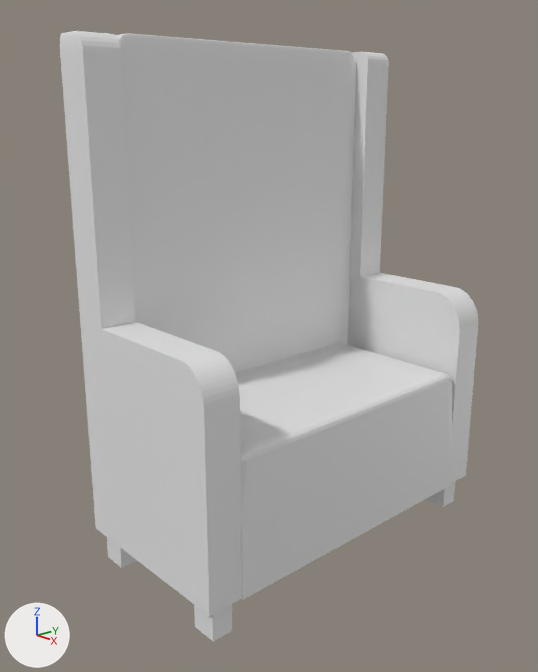
Before and after pictures for a commit that changed the Blender file fåtölj.blend.
Before and after are seen from a 50 mm camera at (6.39, -6.45, 4.24) aimed at (-0.36, -0.3, 1.52). Every picture has the same lights, and +X, +Y and +Z are marked at lower left. The older version comes first.
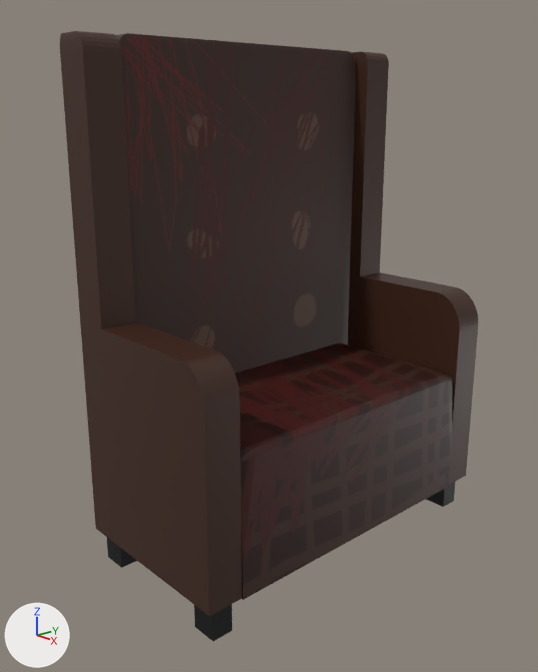
Diff of the bpy script that builds the scene:
```diff
--- a/fåtölj.blend.py
+++ b/fåtölj.blend.py
@@ img_cube_003_base_color_003 @@
+img_cube_003_base_color_003 = load_image('Cube.003 Base Color.003', '_unpacked/Cube.003_Base_Color.003', 1024, 1024, 'sRGB')
@@ img_material_base_color @@
+img_material_base_color = load_image('Material Base Color', '_unpacked/Material_Base_Color', 1024, 1024, 'sRGB')
@@ mat_material @@
 mat_material = principled_material('Material')
-mat_material.base_color = (0.8, 0.8, 0.8)  # white #e7e7e7
+mat_material.texture = img_material_base_color
@@ mat_material_006 @@
+mat_material_006 = principled_material('Material.006')
+mat_material_006.base_color = (0.0, 0.0, 0.0)  # black #000000
@@ mat_material_008 @@
+mat_material_008 = principled_material('Material.008')
+mat_material_008.base_color = (0.0, 0.0, 0.0)  # black #000000
@@ mat_material_005 @@
+mat_material_005 = principled_material('Material.005')
+mat_material_005.base_color = (0.0, 0.0, 0.0)  # black #000000
@@ mat_material_010 @@
+mat_material_010 = principled_material('Material.010')
+mat_material_010.texture = img_cube_003_base_color_003
@@ mat_material_004 @@
+mat_material_004 = principled_material('Material.004')
+mat_material_004.base_color = (0.0497, 0.0168, 0.00802)  # brown #3f2316
@@ mat_material_003 @@
+mat_material_003 = principled_material('Material.003')
+mat_material_003.base_color = (0.0497, 0.0168, 0.00802)  # brown #3f2316
@@ me_cube_001 @@
 me_cube_001.from_pydata(...)  # 61 vertices, 39 faces; spans x -1.0..1.0, y -1.0..1.0, z -1.0..3.28
+me_cube_001.materials.append(mat_material_003)  # brown #3f2316
@@ me_cube_002 @@
 me_cube_002.from_pydata(...)  # 56 vertices, 37 faces; spans x -1.0..1.0, y -1.0..1.0, z -1.0..3.28
+me_cube_002.materials.append(mat_material_004)  # brown #3f2316
@@ me_cube_003 @@
 me_cube_003.from_pydata(...)  # 296 vertices, 294 faces; spans x -1.0..1.0, y -1.0..1.0, z -1.0..1.0
+me_cube_003.materials.append(mat_material_010)  # picture img_cube_003_base_color_003
@@ me_cube_004 @@
 me_cube_004.from_pydata(...)  # 8 vertices, 6 faces; spans x -0.166..0.166, y -0.079..0.079, z -0.12..0.12
+me_cube_004.materials.append(mat_material_005)  # black #000000
@@ me_cube_005 @@
 me_cube_005.from_pydata(...)  # 8 vertices, 6 faces; spans x -0.166..0.166, y -0.079..0.079, z -0.12..0.12
+me_cube_005.materials.append(mat_material_008)  # black #000000
@@ me_cube_007 @@
 me_cube_007.from_pydata(...)  # 8 vertices, 6 faces; spans x -0.166..0.166, y -0.079..0.079, z -0.12..0.12
+me_cube_007.materials.append(mat_material_006)  # black #000000
```

Location of each change, [x1, y1, x2, y2] in pixels of the pictures (538 x 672 px):
'Cube.003', recoloured (white to brown): [116, 33, 356, 373] in both
'Cube.002', recoloured (white to brown): [60, 31, 242, 616] in both
'Cube', surface changed (darker): [235, 343, 453, 600] in both
'Cube.001', recoloured (darker): [348, 52, 478, 484] in both
'Cube.004', recoloured (white to black): [194, 604, 232, 641] in both
'Cube.005', recoloured (white to black): [107, 538, 137, 568] in both
'Cube.007', recoloured (white to black): [426, 482, 455, 507] in both
